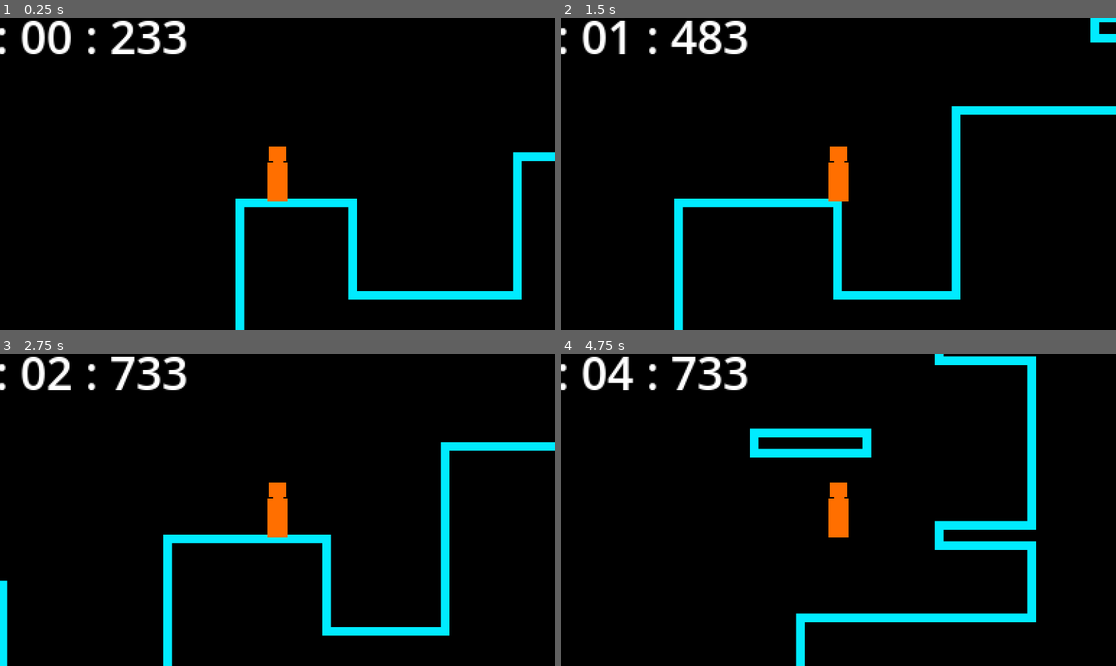
Above: before the commit, frames 1-4 (two rows, left to right).
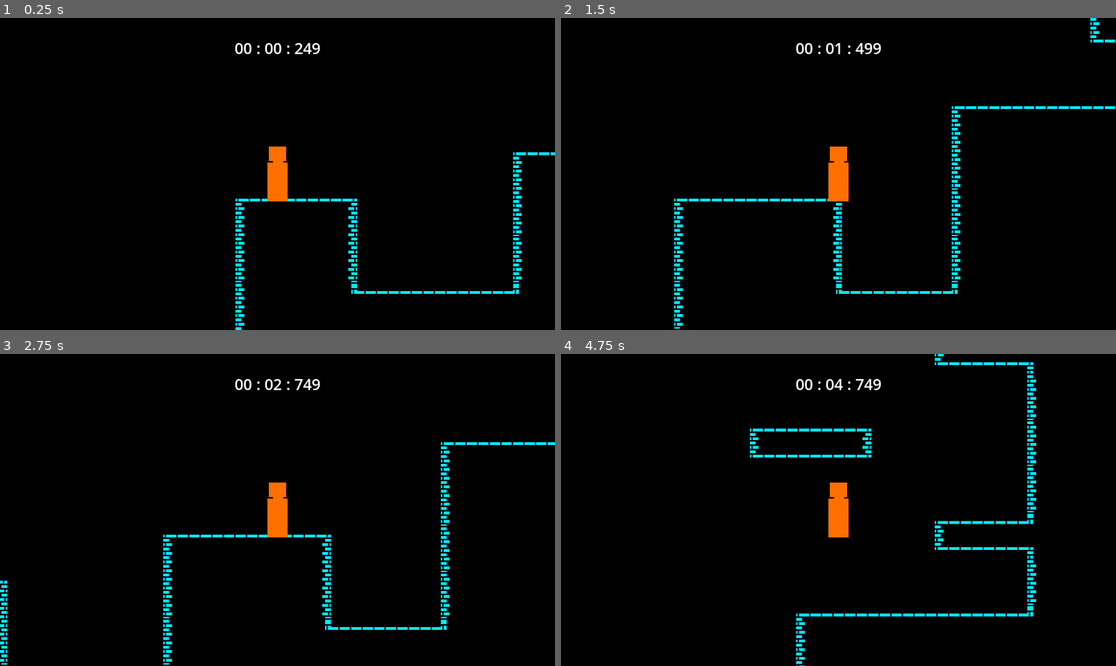
Above: after the commit, the same moments.

Repository: kashi618/Gaem-D
Game: Godot game, scene res://Scenes/Maps/TestMap.tscn
The game is run twice, just before and just after one commit, with the same random seed, the same clock (stepped at 60 frames per second) and the same inputs.
Inputs:
- Up to frame 1 (0.25 s): no input
- Up to frame 2 (1.5 s): hold D (right) from 0.53 s (still down); tap Space (jump) at 0.77 s
- Up to frame 3 (2.75 s): tap Space (jump) at 1.52 s; release D (right) at 2.03 s; hold A (left) from 2.03 s (still down)
- Up to frame 4 (4.75 s): release A (left) at 2.78 s; hold D (right) 2.78-4.28 s; tap Space (jump) at 3.02, 3.77, 4.52 s; hold A (left) from 4.28 s (still down)

The runs differ from the first frame. In frame 1, 4.0% of the frame differs, in the area x 0-100%, y 0-100%; in frame 2, 4.7%; in frame 3, 4.5%; in frame 4, 5.5%, in the area x 0-86%, y 0-100%.

Commit message:
tilemap updates.

Diff:
--- a/Scenes/Maps/TestMap.tscn
+++ b/Scenes/Maps/TestMap.tscn
@@ -402,19 +402,12 @@
 [node name="Player" parent="." instance=ExtResource("2_jmqu6")]
 position = Vector2(-93, -28)
 
-[node name="UI" parent="Player" instance=ExtResource("4_ppn7s")]
-anchors_preset = 0
-anchor_right = 0.0
-anchor_bottom = 0.0
-offset_left = -283.0
-offset_top = -158.0
-offset_right = -19.0
-offset_bottom = -158.0
-grow_horizontal = 1
-grow_vertical = 1
-
 [node name="Stopwatch" parent="." groups=["stopwatch"] instance=ExtResource("3_0rwuq")]
 
 [node name="DeathZone" parent="." instance=ExtResource("5_74rkw")]
 position = Vector2(776, 482)
 scale = Vector2(30, 30)
+
+[node name="CanvasLayer" type="CanvasLayer" parent="."]
+
+[node name="UI" parent="CanvasLayer" instance=ExtResource("4_ppn7s")]
Binary file changed: Assets/Tile Map/Tilemap.png
Not shown: 1 places in Assets/Tile Map/main_tilemap.tres that only renumber resources
